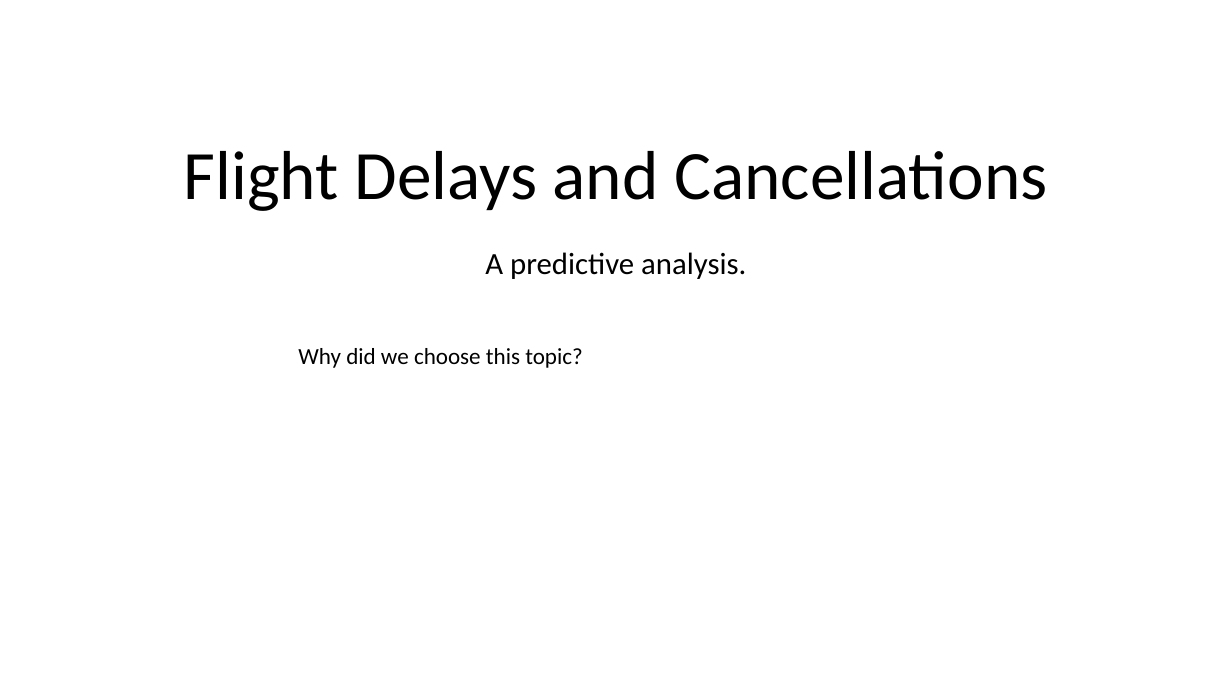
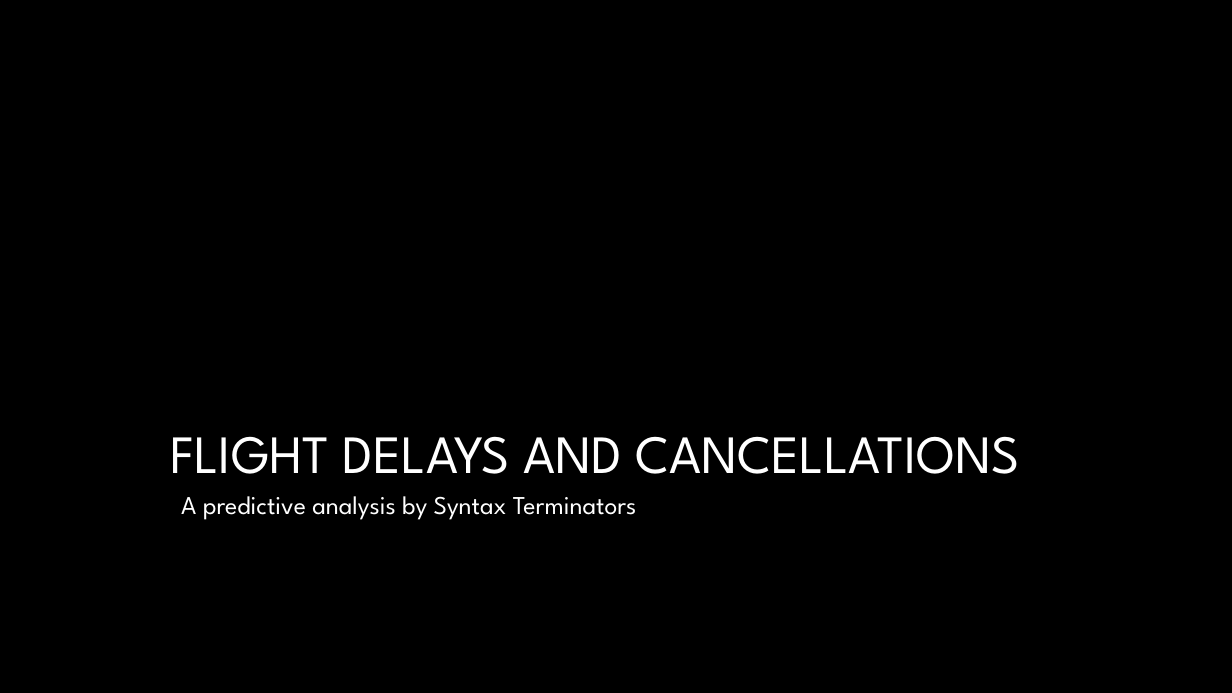
Before and after one commit to Adam-Warrick/Causes_of_Flight_Delays_and_Cancellations, a slide deck: slide 1 of Flight_Delays_and_Cancellations.pptx. Drawn at 1232x693 pixels with LibreOffice and Linux fonts; fonts in the diff are those of the drawing; background and template pictures are left out. Boxes give left, top, right and bottom in pixels: in the first picture for what was removed or moved away, otherwise in the second. Text is boxed around its words. In the diff, an @@ line names an element or a change of style, - is before the commit and + after.

```diff
--- a/Flight_Delays_and_Cancellations.pptx
+++ b/Flight_Delays_and_Cancellations.pptx
@@ background #FFFFFF to picture (left out) @@
@@ text removed at bbox=[298, 348, 583, 368] @@
-Why did we choose this topic?
@@ title at bbox=[170, 436, 1019, 474]: text changed; size 54 to 42 pt; font Calibri to League Spartan; text colour #000000 to #FFFFFF @@
-Flight Delays and Cancellations
+FLIGHT DELAYS AND CANCELLATIONS
@@ subtitle at bbox=[181, 496, 637, 520]: text changed; size 24 to 20 pt; font Calibri to League Spartan; text colour #000000 to #FFFFFF @@
-A predictive analysis.
+A predictive analysis by Syntax Terminators
```
Also in this commit, not shown: 4 other slides changed, 6 slides added, 2 slides removed.
